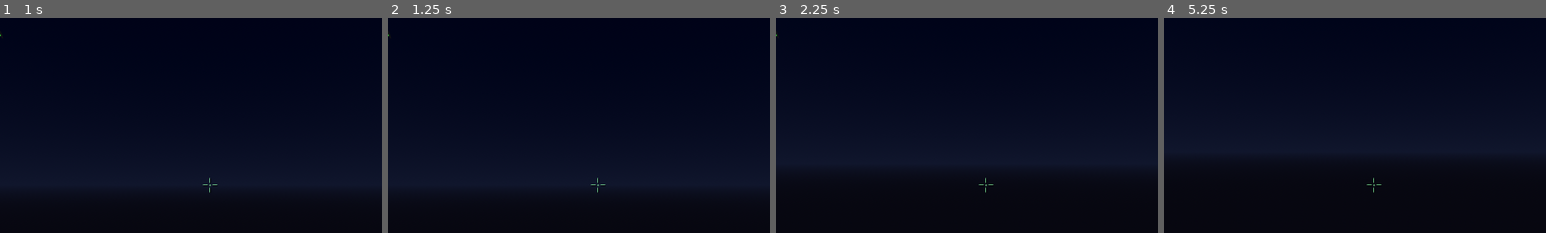
Above: before the commit, frames 1-4 (left to right).
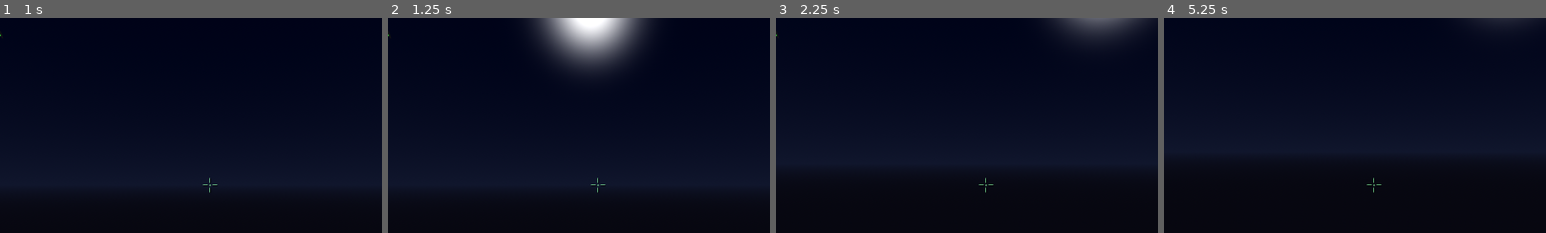
Above: after the commit, the same moments.

Repository: nemo22/skynet-godot
Game: Godot game, scene res://scenes/main.tscn
Same seed, same stepped clock (60 frames per second), same inputs: the game is played once before the commit and once after it. This scene is started directly instead of the project's main scene.
Inputs (mouse positions are % of the whole screen's width and height, from its top left):
- Up to frame 1 (1 s): tap Enter at 0.5 s; move the mouse to (72, 45) at 0.52 s; hold Right from 0.53 s (still down); tap F at 0.6 s; click (72, 45) at 0.67 s; tap Space at 0.77 s; tap T at 0.8 s
- Up to frame 2 (1.25 s): keep holding Right
- Up to frame 3 (2.25 s): move the mouse to (45, 50) at 1.27 s; release Right at 1.28 s; hold Up from 1.28 s (still down); tap T at 1.35 s; click (45, 50) at 1.42 s; tap Space at 1.52, 2 s; tap F at 1.55, 2.1 s; move the mouse to (52, 48) at 2.02 s; click (52, 48) at 2.17 s
- Up to frame 4 (5.25 s): keep holding Up; tap T at 2.3, 3.8 s; tap Enter at 2.75, 4.25 s; move the mouse to (49, 52) at 2.77 s; tap Alt at 2.85 s; click (49, 52) at 2.92 s; tap Space at 3.02, 3.5, 3.77, 4.52, 5 s; tap F at 3.05, 4.55 s; move the mouse to (57, 51) at 3.52 s; tap Shift at 3.6 s; click (57, 51) at 3.67 s; move the mouse to (42, 49) at 4.27 s; tap C at 4.35 s; click (42, 49) at 4.42 s; move the mouse to (51, 50) at 5.02 s; hold Tab from 5.03 s (still down); click (51, 50) at 5.17 s
The pictures show only the part of the screen within x 22-72%, y 0-50%; the shares and areas given below are measured in that part.

Frame 1 is identical in both runs. In frame 2, 6.0% of the frame differs, in the area x 37-69%, y 0-26%; in frame 3, 1.9%; in frame 4, 0.2%.

Commit message:
Godot port: the soldier moves at the speed the original gave him
On foot the port walked at 600 units a second and ran at 1500, six times
the DOS walk, which is why the soldier outran his own car. He now walks
at 250 and runs at 400, and only forwards; sidesteps have their own pair
of caps, the keys pull the speed through a ramp instead of setting it,
and a diagonal is left unnormalised as the original leaves it. Gravity
drops to the DOS 392 with a 177 jump, so the hop reaches 40 units and a
run no longer throws you further. Crouch lowers the eye and nothing else.
Keyboard turning winds up from a nudge to a spin as it does in DOS, the
view tilts as far as the original allowed, and swimming is half the land
speed. The gunship flies at its own 800 instead of 2600.

With gravity right, the fall damage added on 2026-09-15 finally measures
what it was written for: nothing at a 195 unit drop, a scratch at 200, a
third of the soldier at 300. Deathmatch bots carried a copy of the old
numbers and are on the DOS ones now; the two walk-driver time budgets are
sized for a slower player.

The jeep is untouched and still tops out at 683.6. It keeps the fall it
was tuned with, split into a constant of its own so the soldier's gravity
cannot change how the car drives.

Measured against the original: walk 250.0, run 400.0, strafe 210/310,
jump apex 41 units in 0.92 s, HK 800/400/400/200, jeep 683.6.

Co-Authored-By: Claude Opus 5 (1M context) <noreply@anthropic.com>
Claude-Session: https://claude.ai/code/session_01VXToiSdFmEZjXqdCuhmADT

Diff:
--- a/godot_project/scripts/fly_camera.gd
+++ b/godot_project/scripts/fly_camera.gd
@@ -6,23 +6,49 @@
 ## straight through all geometry.
 ##
 ## Desktop:  click to capture the mouse, WASD/arrows walk, mouse looks,
-##           Space jumps, Shift sprints, ESC releases.
+##           Space jumps, Shift runs, C crouches, ESC releases.
 ## Android:  driven by the on-screen TouchControls D-pads.
 
 extends CharacterBody3D
 
-@export var walk_speed: float = 600.0
-@export var sprint_multiplier: float = 2.5
-@export var fly_speed: float = 3500.0          # noclip
-@export var gravity: float = 4500.0
-## Jump apex = v²/2g: 950 → ~100 u (a crate, not a truck). The old 1800
-## reached 360 u — four eye heights, far above the DOS hop (2026-09-03).
-@export var jump_speed: float = 950.0
-## Extra horizontal speed carried through a jump taken at full
-## sprint. Scales with how fast the player actually left the
-## ground, so a standing jump is unchanged.
-const JUMP_RUN_BOOST: float = 0.35
-var _air_boost: float = 0.0
+## --- On foot: the DOS mover -------------------------------------------
+## Mover table 0x38e53 = {tick, post-move, init} x {foot, jeep, HK}; the
+## soldier's tick is 0x12a900 and the step that turns the keys into a
+## velocity is 0x11af95. [0x43100] holds 65536/fps, so every
+## `imul k,[0x43100]` in there is k PER SECOND — every figure below is
+## u/s or u/s², nothing per tick.
+##
+## Forward and back both walk at 250. The port walked at 600 and ran at
+## 600 x 2.5 = 1500 — six times the DOS walk, which is why the soldier
+## outran his own car ("pohyb pesi je rychly a naopak jeep je teraz
+## pomaly", 2026-09-16; the jeep was already on its DOS numbers).
+@export var walk_speed: float = 250.0
+## RUN (the DOS run modifier) lifts the FORWARD cap only, to 400 — 1.6x
+## the walk. Backwards stays at 250 however hard you run.
+@export var run_speed: float = 400.0
+## The sidestep has its own, lower pair of caps: 210 walking, 310 running.
+const STRAFE_SPEED: float = 210.0
+const STRAFE_RUN_SPEED: float = 310.0
+## The keys do not SET the speed in DOS, they pull it: 1500 u/s² reaches
+## the walk cap in 0.17 s, and the same figure is the friction that
+## brings a released key back to a stand.
+const GROUND_ACCEL: float = 1500.0
+@export var fly_speed: float = 3500.0          # noclip (debug, no DOS number)
+## Noclip's own RUN multiplier — a debug camera, nothing DOS about it.
+const FLY_RUN: float = 2.5
+## DOS world gravity. At 4500 the soldier fell like a brick and the fall
+## damage (FALL_SAFE_SPEED) fired on a 17 u step instead of a 200 u drop.
+@export var gravity: float = 392.0
+## DOS jump: 177 u/s off the floor, so the apex is v²/2g = 40 units and
+## the hop lasts 0.9 s. A run does NOT jump higher or further in DOS —
+## the port's 35 % air boost is gone with it.
+@export var jump_speed: float = 177.0
+## DOS crouch: the eye sinks from 75 to 35 and comes back at 100 u/s, and
+## nothing else changes — neither the body nor the speed.
+const CROUCH_EYE: float = 35.0
+const CROUCH_RATE: float = 100.0
+var _eye: float = 75.0
+## DOS mouse look: 0.176 ° per pixel.
 @export var mouse_sensitivity: float = 0.003
 @export var touch_look_speed: float = 2.2
 
@@ -91,9 +117,21 @@
 ## no such test and it climbs.
 const FOOT_MAX_SLOPE_DEG: float = 40.0
 const VEH_MAX_SLOPE_DEG: float = 75.0
-## Keyboard turning / looking (TURN LEFT-RIGHT, LOOK UP-DOWN), rad/s.
-const KEY_TURN_RATE: float = 2.4
-const KEY_LOOK_RATE: float = 1.5
+## Keyboard turning (TURN LEFT / TURN RIGHT). DOS does not turn at a flat
+## rate: the first tick moves at 5.6 °/s and the rate winds up at
+## 720 °/s² to 315 °/s, so a tap nudges the view and a held key spins it.
+## In rad/s and rad/s².
+const KEY_TURN_START: float = 0.098
+const KEY_TURN_MAX: float = 5.50
+const KEY_TURN_ACCEL: float = 12.57
+## LOOK UP / LOOK DOWN: a flat 180 °/s, no ramp.
+const KEY_LOOK_RATE: float = 3.14
+## How far the head tilts: DOS clamps the soldier's pitch at ±67.5°.
+const PITCH_MAX: float = 1.178
+## The gunship's nose only tilts ±45°.
+const HK_PITCH_MAX: float = 0.785
+## Where the turn ramp has got to (0 = the key is not held).
+var _turn_ramp: float = 0.0
 ## A hand-thrown grenade (RMB) leaves the hand far slower than the
 ## launcher's round (Grenade.SPEED) — a lob, not a shot.
 const HAND_GRENADE_SPEED: float = 500.0    # DOS thrown records: 500 u/s ahead …
@@ -274,11 +312,29 @@
 const JEEP_WHEEL_RATE: float = 3.28
 ## The brake squeals (sound 29) above this speed.
 const JEEP_SKID_SPEED: float = 171.0
-## HK: DOS mission 7 flight — hover, thrust in every axis, no gravity.
-const HK_SPEED: float = 2600.0
-const HK_STRAFE: float = 1400.0
-const HK_CLIMB: float = 900.0
-const HK_ACCEL: float = 2200.0
+## The car keeps the fall it was hand-tuned with. `gravity` above is the
+## soldier's DOS figure (392); the jeep's own handler was decoded and
+## tuned separately (2026-09-03/09-11) and is left exactly as it drives.
+const JEEP_GRAVITY: float = 4500.0
+## Arrow-key turning in the jeep swings the CAR, which the DOS controls
+## never did — it keeps the flat rate the port drove with, out of the
+## soldier's ramp above.
+const JEEP_KEY_TURN_RATE: float = 2.4
+## HK: DOS mission 7 flight (mover 0x131100) — hover, thrust along the
+## view, no gravity and no terrain floor. 800 ahead, 400 back, winding up
+## at 900 u/s²; the sidestep is 400, or 550 with the modifier held, at
+## 700; the lift is 200, also at 700. The port flew it at 2600/1400/900
+## on a 2200 ramp — three times the gunship's DOS speed.
+const HK_SPEED: float = 800.0
+const HK_BACK_SPEED: float = 400.0
+const HK_ACCEL: float = 900.0
+const HK_STRAFE: float = 400.0
+const HK_STRAFE_RUN: float = 550.0
+const HK_STRAFE_ACCEL: float = 700.0
+const HK_CLIMB: float = 200.0
+const HK_CLIMB_ACCEL: float = 700.0
+## Keyboard turning in the gunship: a flat 90 °/s, not the soldier's ramp.
+const HK_TURN_RATE: float = 1.571
 const HK_MIN_ALTITUDE: float = 150.0
 ## …and a ceiling over it. DOS caps how high the gunship may climb
 ## ("v DOS hre bolo limitované, ako vysoko môže hráč vyletieť
@@ -405,7 +461,9 @@
 		_reset_owned()
 	_sync_hud()
 
-## Point the view (radians) — automation / debug.
+## Point the view (radians) — automation / debug. Deliberately NOT held to
+## the DOS ±67.5° the hands are (_pitch_max): a test or a console `aim`
+## that puts the crosshair straight down on something must be able to.
 func set_view(yaw: float, pitch: float) -> void:
 	_yaw = yaw
 	_pitch = clampf(pitch, -PI * 0.49, PI * 0.49)
@@ -477,8 +535,11 @@
 	_vm_firing = false
 	_fire_cd = 0.3
 	motion_mode = CharacterBody3D.MOTION_MODE_FLOATING if v == VEH_HK else CharacterBody3D.MOTION_MODE_GROUNDED
+	_eye = float(VEH_EYE[v])                 # a fresh seat, standing height
+	_pitch = clampf(_pitch, -_pitch_max(), _pitch_max())
 	if _cam != null:
-		_cam.position.y = float(VEH_EYE[v])
+		_cam.position.y = _eye
+		_cam.rotation.x = _pitch
 	var cs: CollisionShape3D = get_node_or_null("CollisionShape3D")
 	if cs != null:
 		var cap := CapsuleShape3D.new()
@@ -753,13 +814,29 @@
 		_pitch = 0.0
 	elif event is InputEventMouseMotion and _captured:
 		_yaw -= event.relative.x * mouse_sensitivity
-		_pitch = clamp(_pitch - event.relative.y * mouse_sensitivity, -1.5, 1.5)
+		_pitch = clampf(_pitch - event.relative.y * mouse_sensitivity, -_pitch_max(), _pitch_max())
+
+## How far the view may tilt right now: the soldier's DOS ±67.5°, or the
+## gunship's ±45° nose.
+func _pitch_max() -> float:
+	return HK_PITCH_MAX if vehicle == VEH_HK else PITCH_MAX
+
+## The keyboard turn rate for this tick (rad/s). The soldier's winds up
+## (KEY_TURN_*); the gunship turns at a flat 90 °/s and the jeep keeps the
+## port's own rate, since the arrow keys there swing the car itself.
+func _turn_rate(delta: float) -> float:
+	if vehicle == VEH_HK:
+		return HK_TURN_RATE
+	if vehicle == VEH_JEEP:
+		return JEEP_KEY_TURN_RATE
+	_turn_ramp = minf(maxf(_turn_ramp, KEY_TURN_START) + KEY_TURN_ACCEL * delta, KEY_TURN_MAX)
+	return _turn_ramp
 
 func _physics_process(delta: float) -> void:
 	# --- look ---------------------------------------------------------
 	if ui_look != Vector2.ZERO:
 		_yaw -= ui_look.x * touch_look_speed * delta
-		_pitch = clamp(_pitch - ui_look.y * touch_look_speed * delta, -1.5, 1.5)
+		_pitch = clampf(_pitch - ui_look.y * touch_look_speed * delta, -_pitch_max(), _pitch_max())
 	rotation.y = _yaw
 	if _cam != null:
 		_cam.rotation.x = _pitch
@@ -813,19 +890,22 @@
 	var turn: float = 0.0
 	if Controls.is_pressed("turn_left"):  turn += 1.0
 	if Controls.is_pressed("turn_right"): turn -= 1.0
-	if turn != 0.0:
-		if Controls.is_pressed("slide"):
+	if turn != 0.0 and not Controls.is_pressed("slide"):
+		_yaw = wrapf(_yaw + turn * _turn_rate(delta) * delta, -PI, PI)
+	else:
+		if turn != 0.0:
 			str_in -= turn
-		else:
-			_yaw = wrapf(_yaw + turn * KEY_TURN_RATE * delta, -PI, PI)
+		_turn_ramp = 0.0                  # let go, and the ramp starts over
 	# LOOK UP / LOOK DOWN tilt the view (the mouse does it too).
 	var tilt: float = 0.0
 	if Controls.is_pressed("look_up"):   tilt += 1.0
 	if Controls.is_pressed("look_down"): tilt -= 1.0
 	if tilt != 0.0:
-		_pitch = clampf(_pitch + tilt * KEY_LOOK_RATE * delta, -PI * 0.49, PI * 0.49)
-	fwd_in += ui_move.y
-	str_in += ui_move.x
+		_pitch = clampf(_pitch + tilt * KEY_LOOK_RATE * delta, -_pitch_max(), _pitch_max())
+	fwd_in = clampf(fwd_in + ui_move.y, -1.0, 1.0)
+	str_in = clampf(str_in + ui_move.x, -1.0, 1.0)
+
+	_crouch(delta)
 
 	var was: Vector3 = global_position
 	if noclip:
@@ -1099,7 +1179,7 @@
 	if is_on_floor():
 		velocity.y = 0.0
 	else:
-		velocity.y -= gravity * delta
+		velocity.y -= JEEP_GRAVITY * delta
 	var before := global_position
 	move_and_slide()
 	var rammed: bool = _ram_check(pre_pos, pre_yaw)
@@ -1150,11 +1230,21 @@
 		vert += 1.0
 	if Controls.is_pressed("down"):
 		vert -= 1.0
-	var want: Vector3 = -look.z * fwd_in * HK_SPEED * speed_boost \
-		+ look.x * str_in * HK_STRAFE + Vector3.UP * vert * HK_CLIMB
-	if _sprinting():
-		want *= 1.4
-	velocity = velocity.move_toward(want, HK_ACCEL * delta)
+	vert = clampf(vert, -1.0, 1.0)
+	# DOS caps each axis on its own: 800 ahead but only 400 back, 400
+	# across (550 with the modifier), 200 up.
+	var thr: float = fwd_in * (HK_SPEED if fwd_in > 0.0 else HK_BACK_SPEED)
+	var sid: float = str_in * (HK_STRAFE_RUN if _sprinting() else HK_STRAFE)
+	var want: Vector3 = (-look.z * thr + look.x * sid) * speed_boost \
+		+ Vector3.UP * vert * HK_CLIMB
+	# …and gives each its own ramp (900 ahead, 700 across and up). What
+	# the stick is asking for decides the rate this tick runs at.
+	var demand: float = absf(fwd_in) + absf(str_in) + absf(vert)
+	var accel: float = HK_ACCEL
+	if demand > 0.0:
+		accel = (HK_ACCEL * absf(fwd_in) + HK_STRAFE_ACCEL * absf(str_in)
+			+ HK_CLIMB_ACCEL * absf(vert)) / demand
+	velocity = velocity.move_toward(want, accel * delta)
 	# Ground clearance: push up when the surface below comes too close.
 	var space := get_world_3d().direct_space_state
 	if space != null:
@@ -1206,6 +1296,22 @@
 func _sprinting() -> bool:
 	return ui_sprint or Controls.is_pressed("sprint")
 
+## CROUCH (DOS): the eye drops from 75 to CROUCH_EYE and comes back at
+## CROUCH_RATE, and that is the whole of it — the body is the same
+## cylinder and the walk is the same speed. Only on foot and out of the
+## water, where the same key dives instead.
+func _crouch(delta: float) -> void:
+	if _cam == null:
+		return
+	var down: bool = vehicle == VEH_FOOT and not noclip and not in_water \
+		and (Controls.is_pressed("down") or ui_vert < 0.0)
+	var target: float = CROUCH_EYE if down else float(VEH_EYE[vehicle])
+	if is_equal_approx(_eye, target):
+		return
+	_eye = move_toward(_eye, target, CROUCH_RATE * delta)
+	if vehicle == VEH_FOOT:
+		_cam.position.y = _eye
+
 ## Grounded movement: walk on surfaces, gravity, jump, wall collision.
 ## --- Water (DOS 0x120c83 water level, 0x12e56b breath) ---------------
 ## `water_level` is the surface Y the level controller found on the map's
@@ -1215,7 +1321,11 @@
 ## down. DOS gives about 24 s of air (0x347 ticks) and then takes 85 HP a
 ## second (accumulator step 0x5500 >> 8) until he surfaces or drowns.
 var water_level: float = INF
-const SWIM_SPEED_SCALE: float = 0.62   # slower than walking
+## DOS swims at exactly half the land speeds — 125 forward, 200 running,
+## 105 across and 155 running across — and the stroke takes hold at
+## 375 u/s² instead of the walk's 1500.
+const SWIM_SPEED_SCALE: float = 0.5
+const SWIM_ACCEL: float = 375.0
 const SWIM_VERTICAL: float = 260.0     # up/down paddle speed
 const SWIM_RISE: float = 170.0         # buoyancy back toward the surface
 const FLOAT_EYE: float = 10.0          # eyes ride this far above the water
@@ -1306,12 +1416,9 @@
 ## Swimming: no ground contact, no jump — buoyancy plus paddling. The
 ## view aims the stroke, so looking down and holding forward dives.
 func _swim(delta: float, fwd_in: float, str_in: float) -> void:
-	var basis_y := Basis(Vector3.UP, _yaw)
-	var horiz := -basis_y.z * fwd_in + basis_y.x * str_in
-	if horiz.length() > 1.0:
-		horiz = horiz.normalized()
-	var speed: float = walk_speed * speed_boost * class_speed * SWIM_SPEED_SCALE
-	var want := Vector3(horiz.x * speed, 0.0, horiz.z * speed)
+	var want: Vector3 = _want_velocity(fwd_in, str_in, SWIM_SPEED_SCALE)
+	var speed: float = want.length()
+	want.y = 0.0
 	# Swimming forward while looking up or down carries you that way.
 	if fwd_in > 0.0 and _cam != null:
 		want.y += -_cam.global_transform.basis.z.y * speed * absf(fwd_in)
@@ -1331,53 +1438,63 @@
 		# comes out, so the swimmer is meant to float, not to sink.
 		want.y += clampf((water_level + FLOAT_EYE - eye_y) * 3.0,
 			-SWIM_FLOAT_BACK, SWIM_RISE)
-	velocity = velocity.lerp(want, clampf(SWIM_DRAG * delta, 0.0, 1.0))
+	# The stroke ramps like the walk does, at a quarter of the rate; the
+	# float and the paddle keep the springy vertical they were given.
+	var h := Vector3(velocity.x, 0.0, velocity.z).move_toward(
+		Vector3(want.x, 0.0, want.z), SWIM_ACCEL * delta)
+	velocity.x = h.x
+	velocity.z = h.z
+	velocity.y = lerpf(velocity.y, want.y, clampf(SWIM_DRAG * delta, 0.0, 1.0))
 	move_and_slide()
+
+## The horizontal velocity the keys are asking for. DOS builds it one axis
+## at a time (0x11af95) and does NOT normalise the diagonal, so forward
+## and right together is 250 ahead PLUS 210 across — about 326 u/s — and
+## that is how the original moves. `scale` is the swimmer's half.
+func _want_velocity(fwd_in: float, str_in: float, scale: float = 1.0) -> Vector3:
+	var run: bool = _sprinting()
+	# The run modifier lifts the forward cap only; backwards stays at the
+	# walk. The sidestep has its own pair.
+	var f: float = fwd_in * ((run_speed if run else walk_speed) if fwd_in > 0.0 else walk_speed)
+	var s: float = str_in * (STRAFE_RUN_SPEED if run else STRAFE_SPEED)
+	var b := Basis(Vector3.UP, _yaw)
+	return (-b.z * f + b.x * s) * (speed_boost * class_speed * scale)
 
 func _walk(delta: float, fwd_in: float, str_in: float) -> void:
 	if in_water:
 		_swim(delta, fwd_in, str_in)
 		return
-	var basis_y := Basis(Vector3.UP, _yaw)
-	var horiz := -basis_y.z * fwd_in + basis_y.x * str_in
-	if horiz.length() > 1.0:
-		horiz = horiz.normalized()
-	var base: float = walk_speed * speed_boost * class_speed
-	var speed: float = base * (sprint_multiplier if _sprinting() else 1.0)
+	var want: Vector3 = _want_velocity(fwd_in, str_in)
+	# The keys pull the speed, they do not set it: GROUND_ACCEL toward what
+	# they ask for, and the same figure as friction back to a stand when
+	# they ask for nothing. The port used to slam the velocity to the cap
+	# on the press and to zero on the release.
+	var h := Vector3(velocity.x, 0.0, velocity.z).move_toward(want, GROUND_ACCEL * delta)
+	velocity.x = h.x
+	velocity.z = h.z
 	if is_on_floor():
-		var jump: bool = Controls.is_pressed("up") or ui_vert > 0.0
-		if jump:
-			# A run-up has to buy distance — "jump so Shiftom (behom) by
-			# mal hráč skočiť ďalej", and the gaps between the roofs need
-			# it. The take-off speed decides the whole arc, so the boost
-			# is fixed here rather than read again in mid-air; the
-			# vertical impulse is untouched (it matches the DOS jump —
-			# 0x3c0000 = 60 units in a frame at 0x11bdfd — and raising it
-			# would put the player on ledges the level never offers).
-			_air_boost = JUMP_RUN_BOOST * clampf(
-				(speed - base) / maxf(base * (sprint_multiplier - 1.0), 1.0), 0.0, 1.0)
-		else:
-			_air_boost = 0.0
-		velocity.y = jump_speed if jump else 0.0
+		# DOS jumps at a flat 177 u/s, running or not (40 u of air, 0.9 s).
+		velocity.y = jump_speed if (Controls.is_pressed("up") or ui_vert > 0.0) else 0.0
 	else:
-		speed *= 1.0 + _air_boost
 		velocity.y -= gravity * delta
-	velocity.x = horiz.x * speed
-	velocity.z = horiz.z * speed
 	var before := global_position
 	var on_floor_before: bool = is_on_floor()
 	var fall_v: float = -velocity.y                # how fast he comes down
 	move_and_slide()
 	if not on_floor_before and is_on_floor():
 		_land(fall_v)
-	if on_floor_before and horiz.length() > 0.1 and is_on_wall():
-		_step_up(horiz, speed * delta)
-	_track_stuck(delta, horiz.length() > 0.1, global_position.distance_to(before))
+	var moving: float = h.length()
+	if on_floor_before and moving > 1.0 and is_on_wall():
+		_step_up(h, moving * delta)
+	_track_stuck(delta, want.length() > 1.0, global_position.distance_to(before))
 
 ## A fall (DOS 0x122876): landing at `v` u/s costs (v - 396) x 1113 / 256
 ## points past 396 u/s — a jump off a roof hurts, a stair does not. Not in
 ## the water (the entry damps the fall, _water_check) and never in a
 ## vehicle. The port had no fall damage at all until 2026-09-15.
+## The threshold is a DROP of v²/2g: at the DOS gravity that is 200 units,
+## the height it was written for. While the port fell at 4500 the same
+## 396 u/s came up after 17 units — one stair riser (2026-09-16).
 const FALL_SAFE_SPEED: float = 396.0
 const FALL_POINTS_PER_UNIT: float = 1113.0 / 256.0
 
@@ -1476,7 +1593,7 @@
 	var dir := -look.z * fwd_in + look.x * str_in + Vector3.UP * vert
 	var speed := fly_speed
 	if _sprinting():
-		speed *= sprint_multiplier
+		speed *= FLY_RUN
 	velocity = Vector3.ZERO
 	if dir.length_squared() > 0.0:
 		global_position += dir.normalized() * speed * _delta
--- a/godot_project/scripts/main.gd
+++ b/godot_project/scripts/main.gd
@@ -464,7 +464,10 @@
 		# the body every half second (agent reproduction of "can't pass").
 		# Route: "x,z;x,z;...[;secs]" — waypoints in order.
 		_walk_route = []
-		_walk_limit = 12.0
+		# The soldier walks at the DOS 250 u/s (fly_camera.walk_speed), so a
+		# route takes about 2.4x as long as it did at the port's old 600 —
+		# the default window was raised to match (2026-09-16).
+		_walk_limit = 30.0
 		for wp in String(_cli["walk"]).split(";"):
 			var parts: PackedStringArray = wp.split(",")
 			if parts.size() >= 2:
@@ -5160,7 +5163,9 @@
 				return "usage: walkto x z [secs]"
 			_walk_route.clear()
 			_walk_target = Vector2(float(args[0]), float(args[1]))
-			_walk_limit = float(args[2]) if args.size() > 2 else 6.0
+			# 15 s, not 6: at the DOS 250 u/s that is the same ~3800 units
+			# the old default bought at the port's 600 (2026-09-16).
+			_walk_limit = float(args[2]) if args.size() > 2 else 15.0
 			_walk_t = 0.0
 			_walk_stuck = 0.0
 			_walk_best = 1e9
--- a/godot_project/scripts/net/bot_brain.gd
+++ b/godot_project/scripts/net/bot_brain.gd
@@ -7,9 +7,13 @@
 ## exactly like a human's (`net_damage` on what the ray hits).
 extends Node
 
-const WALK_SPEED: float = 600.0
-const GRAVITY: float = 4500.0
-const JUMP_SPEED: float = 950.0        # same hop as the player
+## A bot runs at the DOS forward run (fly_camera.run_speed), falls under
+## the DOS world gravity and hops with the DOS jump — the same numbers the
+## human next to it moves by, so a bot no longer outruns the player it is
+## hunting (they were 600 / 4500 / 950 while the player was, 2026-09-16).
+const WALK_SPEED: float = 400.0
+const GRAVITY: float = 392.0
+const JUMP_SPEED: float = 177.0        # same hop as the player: 40 u of air
 const SEE_RANGE: float = 7000.0
 const THINK_INTERVAL: float = 0.2
 const POSE_INTERVAL: float = 0.05
